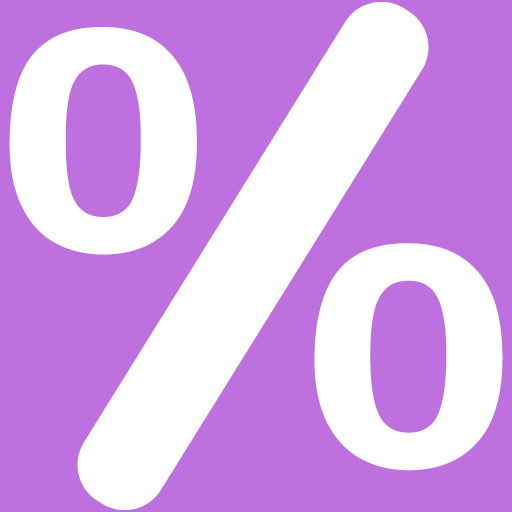
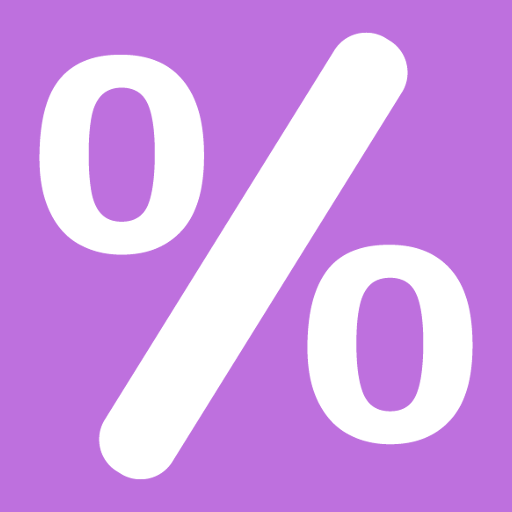
Layer changes from the first 512 × 512 image to the second:
painted on "Percent_36730.png" over [9, 1, 503, 511]
